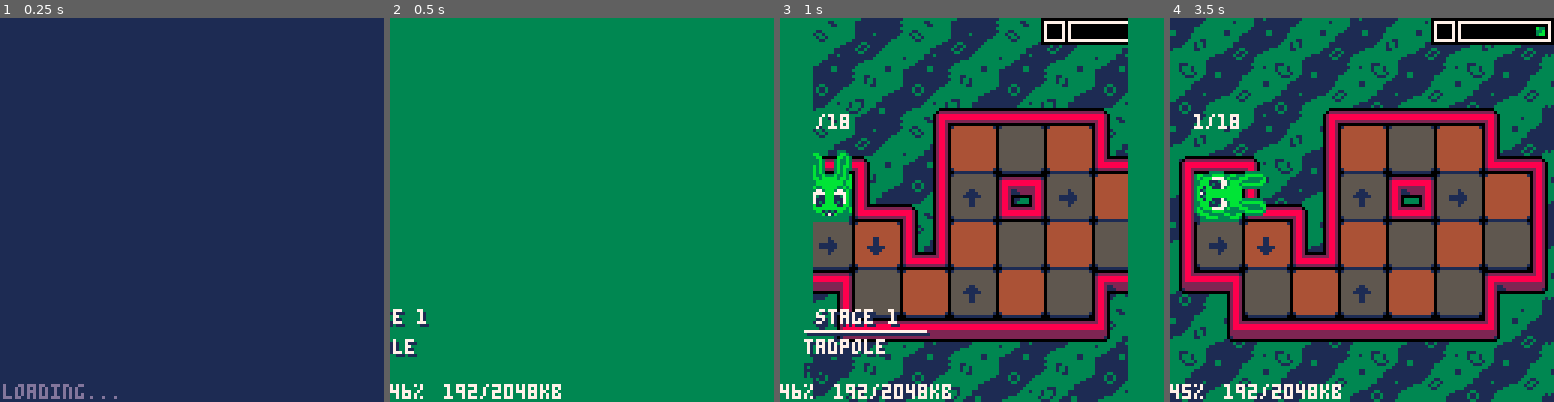
Above: before the commit, frames 1-4 (left to right).
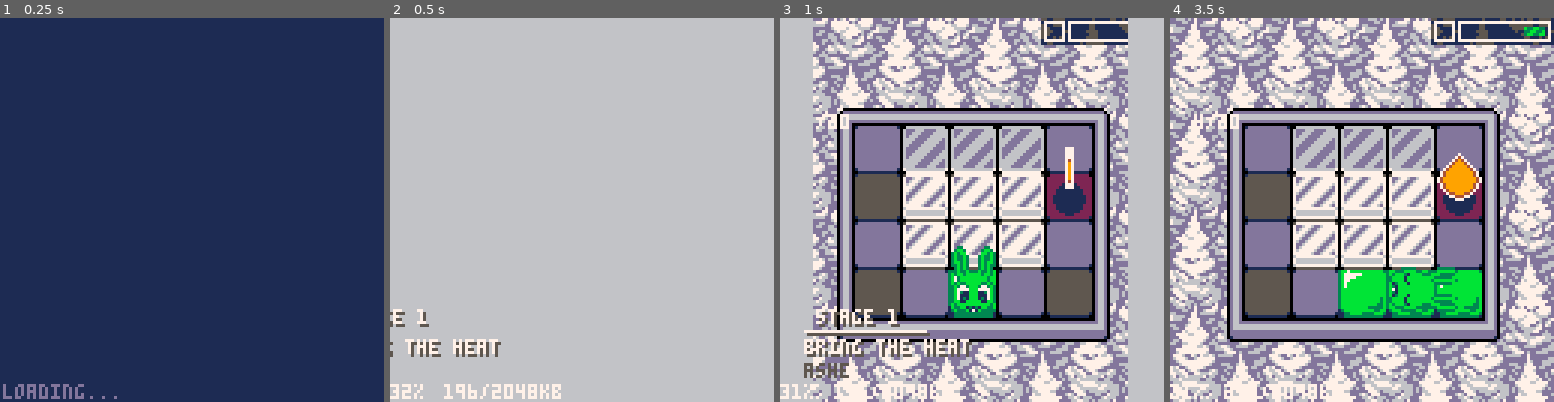
Above: after the commit, the same moments.

Repository: CyanSorcery/blobun_mini
Game: PICO-8 cartridge blobun_mini.p8
The game is run twice, just before and just after one commit, with the same random seed, the same clock (stepped at 60 frames per second) and the same inputs.
Inputs:
- Up to frame 1 (0.25 s): no input
- Up to frame 2 (0.5 s): tap X (X key) at 0.33 s
- Up to frame 3 (1 s): tap O (Z key) at 0.7 s
- Up to frame 4 (3.5 s): tap X (X key) at 1.07, 1.85, 2.97 s; hold Right 1.6-2.1 s; tap O (Z key) every 0.4 s from 1.7 to 3.3 s; hold Up 2.15-2.42 s; hold Right 2.47-3.03 s; hold Left from 3.08 s (still down)

Frame 1 is identical in both runs. In frame 2, 99% of the frame differs, in the area x 0-100%, y 0-100%; in frame 3, 90%; in frame 4, 93%.

Commit message:
various updates/optimizations/new puzzles

Diff:
--- a/blobun_mini.p8
+++ b/blobun_mini.p8
@@ -48,11 +48,9 @@
  ]]
  g_func_update, g_func_draw = nil
 
- g_pal_stage_bg, -- pallete used for stage backgrounds
  g_pal_dark, -- used for darkening the screen
  g_pal_stage_trans -- used for stage transitions
- = str2tbl("1c0d237164", 5),
- str2tbl("0001115525511125",16),
+ = str2tbl("0001115525511125",16),
  str2tbl("3c26915154", 5)
 
  -- convert all the stage data
@@ -65,7 +63,7 @@
  -- tmp
  --unpack_intro()
  --unpack_title()
- unpack_stage(1, 1)
+ unpack_stage(4, 1)
  --unpack_stage_select()
  --unpack_credits()
 
@@ -646,168 +644,168 @@
 
 
 __gff__
-711c79a4496e3bbf9733f9e1945b546e397eb11c76e70618129309f24942c43a2295249309428ef923ec4e38617f2c89c8251ea984dcfbde9cc791e3e154c9c793a3dffe59c791ca1e3b20107664b396975249f040d891e3b0862163bf60456647da6cc3f06e9aa7c9989f9673f22cfef925c72f892ed7921f82ca9238742989
-2e66de3c39bfe495e7173bee44973f88f36221ad96444bd279fc93f40fcd71c4735c77726ef71fec17d894cf7e48ec102ec2852449847f08177840602ef6c00f976ffe619c84cc37e6e20ff7b7c7f7d4d4f14fee7e3bbf5cc99a8c534efe2fc4f99fe7ff16d797cbffff6f84ffffdf08ffffbf11feff7f23fcffff46f8ffff8d
+7840602ef6c00f976ffe619c84cc37e6e20ff7b7c7f7d4d4f14fee7e3bbf5cc99a8c534efe2fc4f99fe7ff16d797cbffff6f84ffffdf08ffffbf11feff7f23fcffff46f8ffff8df0ffff1be1ffff37c2ffff6f84ffffdf08ffffbf11063184ff7fe3cfefffff07edeef0000406080a8e8d21757d5d5b597b898b91212426282a
+924d557781716979953365e7e8ea40424446484a4c4e5052545658466f6b85376d0360626466686a6c6e70727476783081828486888a8c8e90929496984461e1e2e4a0a2a4a6a8aaacaeb0b2b4b6b82a111222c2c4c6c8ccced0d2d4d6d838313262dddade5a9a7afeba227301191a0c0e0205092d7f393a42832d2e0a111315
 __map__
-f789fb61f1466048db765f83e0c94464d91e03e11fcbc1c32f9338c730626432063fb8e5178778e5c0f10f6f3ce9832c1e02e26362228e1f1cfe00c87150cfbe5bec38b47fcc00584e8ef413588ae0f1dcae279954fb02ea0b11577ed92ac9198b24678803929cf165422289e83623cc7d5ee7fdc374585c724a2eae573e62c4
-452e6224f7fdc3b33cdb99dae5e15836b7e4ca715c579223d7b6c391e6ca2f7310c7b5ee971e49de381dd9769c61b9bee3fae5dc9938c03f768c3ca5ea832704de0470245ee3706b0e39f62e93241b8e4773337e90438c1f38c003a938f8e65da57c92f45a991c61f1388e1cc71fb64e92d8747925bcae030ecb66afc3f54918
-ff48166047486411212ec8a148153bfc906df1248e85f28f993cce1efb834242d492a4de4c9ec44d1c6c15045e79c8b8e29fa5ddf1e2074c13d137a96ac8c4c0f8650c2669be53e493e3884df2c351f4971ca206c3e08703c775c52f04203e277545778a3c632e7c57e71142450c801b8ff8a078a9ef75704daf2b4c78f3f941
-dcffcce223b9fcf2fea1f138c7a5e9c1977f360b3d370fff1b6e3bed70d13e5fc488fb8f7ce6ea1fdb0e2c7664f2c3c43ff38f47a7d3caf224d992c71fd9921f1cd94476c49d76c7b61ef15fda897cdb736cc79ef8e9388efdd2c791fcf074ab47229bd872c07ec8f8882bf805fb803fa2323a0949f68bc4e248248f591e2442
-892ba8382ec1a696dd6ab9b2182c33e8e113b2b89dcbad5b0707c76247269df8637f94bd8ea5b2f970a8643feaa5ff0a39607dce53b0fcf25973c2fec87600fb07c788995b5fc791caf2a4e992c7912d51afeddbf65d713fc7b16bdbf3c47fcf71ecdaf66eefb31ddf174be2072249deaecb58b0a92d2f2c1923ae0fb00f6611
-67f639762c24d929b13886c56c098c10e2ba007b6016b1ac62e4f187233d16b5adbbdef0a572f3ccb15f82c013779a1f1af9e3dad577db47c4b51f1cbba294fc10f14b2a7846be2070e4da65cf2f897f3a93cf7264c42339047b9ef0c0fdcb73e43df3f442f243cee8e63847303f8859f24bbe19f938fe3896235df07eb62759
-e4aaed8ff041b97ef049a4bae3724130c7e0c7a8e6b5624fb677b67f58aed04b1de6ed7185744b78de4773b183a4b2c1f2037391494848f258164deb916b8f713892bd9183e5657998c5fa05904948c81396edb46ddb9a6f708d3c48f30bec83e380cc1eb26d335be24a9e58b647403cbf1cf15ce8f1074974c7226973a23f1c
-f3d8716d2d3d42f1e23cba24fcb33c2c2478cc1a498f0dc7b1882c5b8c10fb236923ec0bc77d1cedbc4ffc1096499bf0cfdb6edb46837f7e398efd500d7ea18dd005b8d776db36daa00f1cc7b13f22cd3661c4f5ad23c7b16ddf83707cbbc9b7fdf06d3bd0de6fbb3f68701f6d6f1a326c7e498ee76893a38244be63912cdb23
-20f624fd40c271afed92f3745c4dc23f6fda6dfb217ae07e9ef689c2fd3ceda2c18ef8ae5cc721b4454f387a4ca4d92284787fd1ef8ff7eef948b6ebfee7d2e87704c1995fe459716cd72f73986156d8464ae57fa6e41069e197e7b6fce1d8f95d8a38b3987e4072c4b38459dce4700819d99fb7ed976d9738ba556ce761abd8
-fe5ce6e8061547b70324f19804fc60871fe60f380edb2fcbe4eab6882b891ff00c95fc22c7b2d921c92f46e69f1da7edda86ebda064f0249987f249363d93299cb9a10cffafdf0c7337ce68febcbed8a3f1c92c31f227918c4a8f7993ecf735c89f80e5fd77f9a1b5ed7953cae7f5c4ef170b9e5fcc7e5c1cbe3bda739aeeb8b
-b0a3fd251775b47d7ee0bc724988e3721cf0873d1d17f5bd644ca57175b7e6973393f0da258e777cc47b8e4f7b47587fc8b1185b63fffffff07fea4f804a912bc35d76ef5031577378d475e572a9ebcbe5d23c4eafb9ee54d5f343ee9df2fcd1aef2fc6126cfcce499993c33936766f2cc4c9e99c93333396636636c76d9658c
-815dc6c8ecffdfdceff3c3f1fae13d76787fd9f24bec4992b8c4f64b5c9be5892d49c4e7175bc7bb2d8b2549e21fb1bdb9d59dc487640df91ffcb7feb13f1cbdaf1fae3d7fdcc2fdb6fde883e3c61f8977c7d776690f9873fb18dc4fdb50d8e30f969ce307799f9cd7fbc3ce6b7bfee6f82fc9f3c758afbecbf184fb97b6bfd0
-07c71b24b6e787b60fe9e07edafe40e17cdafe120d04f3cb232c7d72b6c744faaf84fef724d7f3c87b5ccd72e4e23edb8e1ea425993b398eb67fa415ccb985c1d7b63c3c62c29bc9a772f11dcf766cfbbf5c7d923ef4877393a579a2592a17e336fd23b6e4d163271b71da76c496cc967f92bd598e25e72be97533916bebcfd4
-e78d3f1a7f24c191d4ea8e6cf77389e39924de674e0c91c924f14fe61fc029599aff07f5b8b3a7e14c8e2cbfccf2105f1259af81d9fe89ed3944635bd57ccc55e99d789f11f33157fc92c72322d2feaefde35964b1c5972d8c25771e47e624bbe6ba7479275db69b398ee417f1cb8e55bfac632adf755dfb65dbcf48b4326622
-72278ee4f821f1e6057ffcf0875fe87cc3b11f7ec83ff02c07c43289b9087250879bcd012497d49dfd1dea0f2e70f10f8f0476488e497f310ff3de732e976e7f5cfc423d4bf28ec00f8ed40f2226525ba6eba48eec6fd7e1951ed178e48cbdeffc93fc719ff37de211abd8e3b25f3281a8d76935d7651ef3ced64c882462c496
-f98b637fecd8b163f78ec53fcdb3eed9b167c7e29a1fee3872fcb23cf5ed1f7df61e89270346f28f1d788db10123f9c50e30c6068cb101636cc0c8757c3ff4ecc7a7b2f9a23ffcf0cbf111fed8f187efb9edfbe5935b0a8117643ee39d777e390efec05ee49503027ec181134f7765d39f7c3d2a57f31c9eafb7e7f3cb4bfc20
-b9f48763a77f1284e3cdee23b69c76396d9698f561e7f00f6cd86b56f3c7d1acedfc71fe71ec3afe388e7b91c60f599e799f1d479c4f8f77fbbe977fe6c1953c71fd0ff887ff3f94cfffff6f84ffffdf08ffffbf11feff7f23fcffff46f8ffff8df0ffff1be1ffff37c2ffff6f84ffffdf08ffffbf11feff7f23fcffff46f8ff
-ff8df0ffff1be1ffff37c2ffff6f8401d063fffffff07fea4f80ef14326597badc1ec9548ea86570d4ccf5a4aa76e5b1a689d932380e33cf976b975c673b5f5c6f3b8deb6da771dded34ae1fda695c7fb4d3b87e69a771fdd31e8ec3f18bf9632a83641ebb4ca62a04e1314666b319300166c00c9801336066d879fd725e97d7
-3ff937ff886bd7f24b9350e911dfd8327cfb8e8bc3ec5a647d5c2a554763213db20cfb3fdd0fb7c7f3cb79f4f9c799fce2fd47b87ea1cfe99f7fba6d4db4c72fe397e587876ff14fe29a2bc0eb4845daff89031cc39b4b42a2cf9526d1fa381212767bae6e5bfff9856e8e5f1844124772f5694a23ff3b39f0e6827f127d1c07
-a19ee9037f3c935f8ec833b97025f2ff488f6e5b9fedd8b66d2222edff407078bc397e585c47ec8aa7eba8b3fc805f240857960326ae5918572406c0fbf4a8c8fa3f1082fd20a9c5dbd8b577dd8b38cb89a309e69f3c4363d7fae9ec3d420476bcfc6277f7c7766c6bff356078f3489c67ecdb731cbb10b71cc9e2c3fedadb6e
-5b8fedd8d6e9967e477ca47573b81ffe2f72fd507dee95d4926bf98824b2f8b0f9c7932709e662c8991fba6d5bd23f32ffec785d4fb7adfd9fc86c579f3e7daac76a8b25ff10cb9c4d16549f708523dec499b988237379fefae13ab6add7b5675bfbafe1b876edfae5891e62c9b73c39d85c43bd4fb85c6f58def8289b238fe7
-c8d3f67fa038ae35fd125d63f349306f2432a7631e09c9fe39e20dfbc1fbf0e8fa872667586cc77b77fd9fd8a58e3d3daa5b2dd972308df8eac2a63b22d7f1a54bdee42093ef893f2e2c8945fe27e0f8a16ddbfaa5b5e45a2ee249fcf1b0598ee1b8dcc7b13fc42dbae5842d6d82dff2b5dbd67b3bb6b5ffcad80fc77a5d5bdf
-c515ff401c09715eaecbfd241287b167fe49fc91f8e7f2cf75789bfd0f64b23fac6dea58be17ee5fce2fca0fb8ee1f7ef0dd7fb8ba79373bb11badfe5021fa09ff07f2a26bfe596dcbb6c31f4b5cc9d7a7f95b0eafe3f0cb15c7f1fc7172fcf3c72ffb47771d9fe6dab66f7f78eef3fd05e7f9a679ebe9711ccde5b8ae1c598e
-2ed976ac9cd9c8a1e27fc4448f1dafcf9d3f2efef1a97d3b67edb11ec773f6979ecf796e93624ead4b7e38bf5defcea9a7bbaa6fff78be779bfe4f980c95c495a6213fb83cdfbea9a353fda7d7737ddba41ce271ccf0b93cdfbed91cdd337d773dd7b74dff278cf99c72921f72321ef73f3fdcdbbae797b6477ff9637ff4f8e1
-87bbdb76fe13dffd4f8eaae0beaeefdb8e698e69f65ffa7d5fb76ddbb6adffdaa5ceef8f5f12619ee911fbc9f1ff37c3ffff6f84ffffdf08ffffbf11feff7f23fcffff46f8ffff8df0ffff1be1ffff37c2ffff6f84ffffdf08ffffbf11feff7f230cb264fffffff07fea4f80213476e5a9fbdc1ec9d475e471691e8fc75c5f4e
-553d53f254df95b47aafa4d51ff60769f597bd8dea2f99981e471b75fcd3de078787b9e499993c3393676672cc6cc6d8ec80b183259209cb846d866d22f38427c432c426ff83ef87dd47dd7f10d7feb125aed5f64f5c634b1cfbc3426012d2c4b66b1387da886bb325aed526aed5d6387658084c429ad8760cfa5c395ccf711c
-bffcf387fdf2cf1f3cbc848780f003e123fc0102e2cc3faf9838fe4817f0816280804c0821849324618139937fc412bbb6fce097fde39f23d755494efb2507b71df73f5211b9e4f8c3fc6217871263211e8924446c904112918848e4087f846ffe00374b0473d844f083fc72ee9f6be91147fb2cdeaf7ffc43d7c493b96091cc
-2fcc7de4e13896587c38ae2c42de14ba258e4c881fc2e665c8413573337f88c3fbc347be4fae882347ae33d1f967bef9961f762447b8b8ae3cc7e1e36dc868921893cbf7c41120ee702f57e4b1e39383848a23c93b9b5cbec716474206fbe5e4f1f6d8975422b345a309b1257996219bb26122cf751c47e2edac8f3c8f2b7e39
-ba1f1cbdec00b14f40ec96897df020110e92082f31c245ecc672209621768b4d8c70103be007703ae215abf012f71ffc703dedf343395c8ead4760bd1f39d24c8ec7a73271cf459288349103c21f639004cc2791031289774e92607fc06541f0c39b5ddf771c399ec361fb87f787e3797e70b48906882389246f96830b6d22e9
-823ccdb344debd47781dbd124f26c49330cf1279e89b988799f8c3fdfcc1ce43be11cd3ff916e7955f2488c5b3f823f303d99538e7c9e37a9e9d712c1aeaba582e722cf1cfe489be32a1323b9ee6793c713e3f58f23cd917ea8f503f4c124dfc3279e28a2efe09f5cf25cb41b244264ffcf3acc7e547f2e6c80f253bdeb7cda9
-cb0fddbc3f3cf244a28b3bf143b68bf941fc10167764c91b961c61401c935009830849be80acf79377c7ce2fc712c7f54b3571ce3f23161f01ff2cdf2f59e1c38010783018b01ce29c2b08bcc6953883c02b041e41f0937fced33ff7f24b8ee369f43e72ce331f7fb019273f606ef28ff3720cf007f865fe995f9878a3b0313b
-fd3227380e1cfbe197bcfd618b2d7f3ce781139cf61e8ffd002f27833dfeb0087f502b3c1cf608e1b00817ec0f00fbe78b7d9fc1015e581cb6843f0827b13bb13ff0fce087d3ebfde1f8e15abec7e7cceeeb8f67cf2ff68f97e37081cb969383313024d0712d3ec6416630420ec0ec978c1f18bf805f0885f45d38feb89f3ec7
-…(130 lines of a section not shown)…
+8c3ca5ea832704de0470245ee3706b0e39f62e93241b8e4773337e90438c1f38c003a938f8e65da57c92f45a991c61f1388e1cc71fb64e92d8747925bcae030ecb66afc3f54918ff48166047486411212ec8a148153bfc906df1248e85f28f993cce1efb834242d492a4de4c9ec44d1c6c15045e79c8b8e29fa5ddf1e2074c13
+d137a96ac8c4c0f8650c2669be53e493e3884df2c351f4971ca206c3e08703c775c52f04203e277545778a3c632e7c57e71142450c801b8ff8a078a9ef75704daf2b4c78f3f941dcffcce223b9fcf2fea1f138c7a5e9c1977f360b3d370fff1b6e3bed70d13e5fc488fb8f7ce6ea1fdb0e2c7664f2c3c43ff38f47a7d3caf224
+d992c71fd9921f1cd94476c49d76c7b61ef15fda897cdb736cc79ef8e9388efdd2c791fcf074ab47229bd872c07ec8f8882bf805fb803fa2323a0949f68bc4e248248f591e2442892ba8382ec1a696dd6ab9b2182c33e8e113b2b89dcbad5b0707c76247269df8637f94bd8ea5b2f970a8643feaa5ff0a39607dce53b0fcf259
+73c2fec87600fb07c788995b5fc791caf2a4e992c7912d51afeddbf65d713fc7b16bdbf3c47fcf71ecdaf66eefb31ddf174be2072249deaecb58b0a92d2f2c1923ae0fb00f661167f639762c24d929b13886c56c098c10e2ba007b6016b1ac62e4f187233d16b5adbbdef0a572f3ccb15f82c013779a1f1af9e3dad577db47c4
+b51f1cbba294fc10f14b2a7846be2070e4da65cf2f897f3a93cf7264c42339047b9ef0c0fdcb73e43df3f442f243cee8e63847303f8859f24bbe19f938fe3896235df07eb62759e4aaed8ff041b97ef049a4bae3724130c7e0c7a8e6b5624fb677b67f58aed04b1de6ed7185744b78de4773b183a4b2c1f2037391494848f258
+164deb916b8f713892bd9183e5657998c5fa05904948c81396edb46ddb9a6f708d3c48f30bec83e380cc1eb26d335be24a9e58b647403cbf1cf15ce8f1074974c7226973a23f1cf3d8716d2d3d42f1e23cba24fcb33c2c2478cc1a498f0dc7b1882c5b8c10fb236923ec0bc77d1cedbc4ffc1096499bf0cfdb6edb46837f7e39
+8efd500d7ea18dd005b8d776db36daa00f1cc7b13f22cd3661c4f5ad23c7b16ddf83707cbbc9b7fdf06d3bd0de6fbb3f68701f6d6f1a326c7e498ee76893a38244be63912cdb2320f624fd40c271afed92f3745c4dc23f6fda6dfb217ae07e9ef689c2fd3ceda2c18ef8ae5cc721b4454f387a4ca4d92284787fd1ef8ff7eef9
+48b6ebfee7d2e87704c1995fe459716cd72f73986156d8464ae57fa6e41069e197e7b6fce1d8f95d8a38b3987e4072c4b38459dce4700819d99fb7ed976d9738ba556ce761abd8fe5ce6e8061547b70324f19804fc60871fe60f380edb2fcbe4eab6882b891ff00c95fc22c7b2d921c92f46e69f1da7edda86ebda064f024998
+7f249363d93299cb9a10cffafdf0c7337ce68febcbed8a3f1c92c31f227918c4a8f7993ecf735c89f80e5fd77f9a1b5ed7953cae7f5c4ef170b9e5fcc7e5c1cbe3bda739aeeb8bb0a3fd251775b47d7ee0bc724988e3721cf0873d1d17f5bd644ca57175b7e6973393f0da258e777cc47b8e4f7b47587fc8b1185b63fffffff0
+7fea4f804a912bc35d76ef5031577378d475e572a9ebcbe5d23c4eafb9ee54d5f343ee9df2fcd1aef2fc6126cfcce499993c33936766f2cc4c9e99c93333396636636c76d9658c815dc6c8ecffdfdceff3c3f1fae13d76787fd9f24bec4992b8c4f64b5c9be5892d49c4e7175bc7bb2d8b2549e21fb1bdb9d59dc487640df91f
+fcb7feb13f1cbdaf1fae3d7fdcc2fdb6fde883e3c61f8977c7d776690f9873fb18dc4fdb50d8e30f969ce307799f9cd7fbc3ce6b7bfee6f82fc9f3c758afbecbf184fb97b6bfd007c71b24b6e787b60fe9e07edafe40e17cdafe120d04f3cb232c7d72b6c744faaf84fef724d7f3c87b5ccd72e4e23edb8e1ea425993b398eb6
+7fa415ccb985c1d7b63c3c62c29bc9a772f11dcf766cfbbf5c7d923ef4877393a579a2592a17e336fd23b6e4d163271b71da76c496cc967f92bd598e25e72be97533916bebcfd4e78d3f1a7f24c191d4ea8e6cf77389e39924de674e0c91c924f14fe61fc029599aff07f5b8b3a7e14c8e2cbfccf2105f1259af81d9fe89ed39
+44635bd57ccc55e99d789f11f33157fc92c72322d2feaefde35964b1c5972d8c25771e47e624bbe6ba7479275db69b398ee417f1cb8e55bfac632adf755dfb65dbcf48b432662272278ee4f821f1e6057ffcf0875fe87cc3b11f7ec83ff02c07c43289b9087250879bcd012497d49dfd1dea0f2e70f10f8f0476488e497f310f
+f3de732e976e7f5cfc423d4bf28ec00f8ed40f2226525ba6eba48eec6fd7e1951ed178e48cbdeffc93fc719ff37de211abd8e3b25f3281a8d76935d7651ef3ced64c882462c496f98b637fecd8b163f78ec53fcdb3eed9b167c7e29a1fee3872fcb23cf5ed1f7df61e89270346f28f1d788db10123f9c50e30c6068cb101636c
+c0c8757c3ff4ecc7a7b2f9a23ffcf0cbf111fed8f187efb9edfbe5935b0a8117643ee39d777e390efec05ee49503027ec181134f7765d39f7c3d2a57f31c9eafb7e7f3cb4bfc20b9f48763a77f1284e3cdee23b69c76396d9698f561e7f00f6cd86b56f3c7d1acedfc71fe71ec3afe388e7b91c60f599e799f1d479c4f8f77fb
+be977fe6c1953c71fd0ff887ff3f94cfffff6f84ffffdf08ffffbf11feff7f23fcffff46f8ffff8df0ffff1be1ffff37c2ffff6f84ffffdf08ffffbf11feff7f23fcffff46f8ffff8df0ffff1be1ffff37c2ffff6f8401d063fffffff07fea4f80ef14326597badc1ec9548ea86570d4ccf5a4aa76e5b1a689d932380e33cf97
+6b975c673b5f5c6f3b8deb6da771dded34ae1fda695c7fb4d3b87e69a771fdd31e8ec3f18bf9632a83641ebb4ca62a04e1314666b319300166c00c9801336066d879fd725e97d73ff937ff886bd7f24b9350e911dfd8327cfb8e8bc3ec5a647d5c2a554763213db20cfb3fdd0fb7c7f3cb79f4f9c799fce2fd47b87ea1cfe99f
+7fba6d4db4c72fe397e587876ff14fe29a2bc0eb4845daff89031cc39b4b42a2cf9526d1fa381212767bae6e5bfff9856e8e5f1844124772f5694a23ff3b39f0e6827f127d1c07a19ee9037f3c935f8ec833b97025f2ff488f6e5b9fedd8b66d2222edff407078bc397e585c47ec8aa7eba8b3fc805f240857960326ae591857
+2406c0fbf4a8c8fa3f1082fd20a9c5dbd8b577dd8b38cb89a309e69f3c4363d7fae9ec3d420476bcfc6277f7c7766c6bff356078f3489c67ecdb731cbb10b71cc9e2c3fedadb6e5b8fedd8d6e9967e477ca47573b81ffe2f72fd507dee95d4926bf98824b2f8b0f9c7932709e662c8991fba6d5bd23f32ffec785d4fb7adfd9f
+c86c579f3e7daac76a8b25ff10cb9c4d16549f708523dec499b988237379fefae13ab6add7b5675bfbafe1b876edfae5891e62c9b73c39d85c43bd4fb85c6f58def8289b238fe7c8d3f67fa038ae35fd125d63f349306f2432a7631e09c9fe39e20dfbc1fbf0e8fa872667586cc77b77fd9fd8a58e3d3daa5b2dd972308df8ea
+c2a63b22d7f1a54bdee42093ef893f2e2c8945fe27e0f8a16ddbfaa5b5e45a2ee249fcf1b0598ee1b8dcc7b13fc42dbae5842d6d82dff2b5dbd67b3bb6b5ffcad80fc77a5d5bdfc515ff401c09715eaecbfd241287b167fe49fc91f8e7f2cf75789bfd0f64b23fac6dea58be17ee5fce2fca0fb8ee1f7ef0dd7fb8ba79373bb1
+1badfe5021fa09ff07f2a26bfe596dcbb6c31f4b5cc9d7a7f95b0eafe3f0cb15c7f1fc7172fcf3c72ffb47771d9fe6dab66f7f78eef3fd05e7f9a679ebe9711ccde5b8ae1c598e2ed976ac9cd9c8a1e27fc4448f1dafcf9d3f2efef1a97d3b67edb11ec773f6979ecf796e93624ead4b7e38bf5defcea9a7bbaa6fff78be779b
+fe4f980c95c495a6213fb83cdfbea9a353fda7d7737ddba41ce271ccf0b93cdfbed91cdd337d773dd7b74dff278cf99c72921f72321ef73f3fdcdbbae797b6477ff9637ff4f8e187bbdb76fe13dffd4f8eaae0beaeefdb8e698e69f65ffa7d5fb76ddbb6adffdaa5ceef8f5f12619ee911fbc9f1ff37c3ffff6f84ffffdf08ff
+ffbf11feff7f23fcffff46f8ffff8df0ffff1be1ffff37c2ffff6f84ffffdf08ffffbf11feff7f230cb264fffffff07fea4f80213476e5a9fbdc1ec9d475e471691e8fc75c5f4e553d53f254df95b47aafa4d51ff60769f597bd8dea2f99981e471b75fcd3de078787b9e499993c3393676672cc6cc6d8ec80b183259209cb84
+6d866d22f38427c432c426ff83ef87dd47dd7f10d7feb125aed5f64f5c634b1cfbc3426012d2c4b66b1387da886bb325aed526aed5d6387658084c429ad8760cfa5c395ccf711cbffcf387fdf2cf1f3cbc848780f003e123fc0102e2cc3faf9838fe4817f0816280804c0821849324618139937fc412bbb6fce097fde39f23d7
+55494efb2507b71df73f5211b9e4f8c3fc6217871263211e8924446c904112918848e4087f846ffe00374b0473d844f083fc72ee9f6be91147fb2cdeaf7ffc43d7c493b96091cc2fcc7de4e13896587c38ae2c42de14ba258e4c881fc2e665c8413573337f88c3fbc347be4fae882347ae33d1f967bef9961f762447b8b8ae3c
+c7e1e36dc868921893cbf7c41120ee702f57e4b1e39383848a23c93b9b5cbec716474206fbe5e4f1f6d8975422b345a309b1257996219bb26122cf751c47e2edac8f3c8f2b7e39ba1f1cbdec00b14f40ec96897df020110e92082f31c245ecc672209621768b4d8c70103be007703ae215abf012f71ffc703dedf343395c8ead
+4760bd1f39d24c8ec7a73271cf459288349103c21f639004cc2791031289774e92607fc06541f0c39b5ddf771c399ec361fb87f787e3797e70b48906882389246f96830b6d22e9823ccdb344debd47781dbd124f26c49330cf1279e89b988799f8c3fdfcc1ce43be11cd3ff916e7955f2488c5b3f823f303d99538e7c9e37a9e
+9d712c1aeaba582e722cf1cfe489be32a1323b9ee6793c713e3f58f23cd917ea8f503f4c124dfc3279e28a2efe09f5cf25cb41b244264ffcf3acc7e547f2e6c80f253bdeb7cda9cb0fddbc3f3cf244a28b3bf143b68bf941fc10167764c91b961c61401c935009830849be80acf79377c7ce2fc712c7f54b3571ce3f23161f01
+ff2cdf2f59e1c38010783018b01ce29c2b08bcc6953883c02b041e41f0937fced33ff7f24b8ee369f43e72ce331f7fb019273f606ef28ff3720cf007f865fe995f9878a3b0313bfd3227380e1cfbe197bcfd618b2d7f3ce781139cf61e8ffd002f27833dfeb0087f502b3c1cf608e1b00817ec0f00fbe78b7d9fc1015e581cb6
+843f0827b13bb13ff0fce087d3ebfde1f8e15abec7e7cceeeb8f67cf2ff68f97e37081cb969383313024d0712d3ec6416630420ec0ec978c1f18bf805f0885f45d38feb89f3ec7711c79a4496e3bbf9733f9e1945b546e397eb11c76e70618129309f24942c43a2295249309428ef923ec4e38617f2c89c8251ea984dcfbde9c
+c791e3e154c9c793a3dffe59c791ca1e3b20107664b396975249f040d891e3b0862163bf60456647da6cc3f06e9aa7c9989f9673f22cfef925c72f892ed7921f82ca92387429892e66de3c39bfe495e7173bee44973f88f36221ad96444bd279fc93f40fcd71c4735c77726ef71fec17d894cf7e48ec102ec2852449847f0817
+…(130 lines of a section not shown)…
--- a/res/r_levels.lua
+++ b/res/r_levels.lua
@@ -15,13 +15,17 @@
 "atoggle maze3coco612009.8010007.23446263253243233223213090630042056461562125436455a0522a2205425569359f2a3818181818181818403344ff626301ff433b33ff01ff63ff01623b33012205238a23013b33242424448944213b3323ff01ff43ff423b330501622cff01ff3b4c414141414141414d"
 },
 {
-"cdiamond house3ashe509006.1677004.1844f154153252142141240330231221211301302003313114030540020254252541a4e4e381818404e4e381810232313184033ff012323ff013b332224242424223b33ff47ff0147013b33010701ff07213b4c4141414141414d"
+"cdiamond house3ashe509006.1677004.1844f154153252142141240330231221211301302003313114030540020254252541a4e4e381818404e4e381810232313184033ff012323ff013b332224242424223b33ff47ff0147013b33010701ff07213b4c4141414141414d",
+"9conveyance3roxy559006.8344004.83446104103102101000010030040011353253541e38181818181818403301ff66ff01663b33ff664601ff663b330166060601663b33ff02030123223b33210303ff23233b4c4141414141414d"
 },
 {
+"dbring the heat3ashe416005.1677003.167732232131030202300741e714381818181818403301696969013b33ff0a0a0a283b33010a0a0a013b33ff012101ff3b4c41414141414d",
 "ahot springs3ashe810010.2677007.33442001111090010025054811e8761e7813e8a6320a2063a8404a04842d3818181818181818181840330166050606220606663b332148acb5b5a4285d693b3301ffaeb9b9a6235e693b33ff489196968d0551693b332555520a0aff01ff253b4c4141414141414141414d"
 },
 {
-"anothing yet4unsetb59600.1000000.110000100000004e4e4e4e4e4e4e4e4e4e4e4e4e4e4e4e4e4e4e4e4e4e4e4e4e4e4e4e4e4e4e4e4e4e4e4e4e4e4e4e4e4e4e4e4e4e4e4e4e4e4e4e4e4e4e4e4e4e4e4e4e4e4e4e4e4e4e4e4e4e4e4e4e4e4e4e4e4e4e4e4e4e4e4e4e4e4e4e4e4e4e4e4e4e4e4e4e4e4e4e4e4e4e4e4e4e4e4e4e4e4e4e4e4e4e4e4e4e4e4e4e4e4e4e4e4e4e4e4e4e4e4e4e4e4e4e4e4e4e4e"
+"dfollow the gem3ashe714012.8344009.284453003010023123130c000005200755006352555720552300543035040120654526025460417653383818181818181818184033214aefff43cf44443b33ff4aff01430144443b33014a4a4a434201af3b33ff010f236f0403033b332fff0123230403033b33ff01ff232301ff013b3322ff4f238fff01023b4c41414141414141414d",
+"boctogem maze3roxy613011.2010008.201061631622611513502510f06300200545300756000203545130613353553015640250505545045160334655a6606a06663138181818181818184033224a23ef01ff0f3b33ff0303030404ff3b33240303030404013b3322cf2302ff2f213b3301ff01ff43ff4f3b33af43ff018f01ff3b33056f44044204053b4c414141414141414d",
+"bfour islands3ashef15030.3344023.734493b90ba2ca2ba0aa3ba3bb0bc2cc1c0b900210546c0e62e054a51b0ab0515a1055b30650404554031a453845e89199f549021aa53afaf4af4fa82ce873ce71ec5352d0123d545ad00a1e15a151eabe4ea4ebe5ee07804e3818181818404e4e4e4e3818181818404e38102201240113404e4e381045082422134033ff01ff24ff453b4e4e33af24240189233b3301ff012489243b4e4e330149012301ff3b338e8bff01ff013b4e4e3323cfff0104233b338fff0a0a236f3b4e4e330223010423653b4c3125ff0148394d4e4e4c3123ff0423394d4e4c414141414d4e4e4e4e4c414141414d4e4e4e4e4e4e4e4e4e4e4e4e4e4e4e4e4e4e4e4e3818181818404e4e4e4e3818181818404e38102c23234f13404e4e381021ff034a1340337a75587d82723b4e4e3302ff010301653b33575449575c543b4e4e3303030303ff013b3301ff482801ff3b4e4e3301ff018902043b33ff8a2f2223013b4e4e330f016604ff013b4c312501ff05394d4e4e4c3105464aef394d4e4c414141414d4e4e4e4e4c414141414d4e"
 }
 
 }
--- a/scripts/s_gameplay.lua
+++ b/scripts/s_gameplay.lua
@@ -61,11 +61,10 @@
  poke(0x5f55,0x60)
 
  -- clear the background
- cls(g_pal_stage_bg[1][g_p_i_world])
- pal(7, g_pal_stage_bg[2][g_p_i_world])
+ palt(0)
  local _startx, _starty = -32+g_bg_scl, -g_bg_scl
- -- disable autoscrolling for worlds 3 and 5
- if (g_p_i_world == 3 or g_p_i_world == 5) _startx, _starty = -g_cam_x/2,-g_cam_y/2
+ -- disable autoscrolling for these worlds
+ if (g_p_i_world >= 3) _startx, _starty = -32 + -g_cam_x/2, -32 + -g_cam_y/2
  -- draw the background
  for _x=_startx,128,32 do
   for _y=_starty,128,32 do
Not shown, changed: 81 lines of the sprite sheet (__gfx__) section of blobun_mini.p8
Not shown, changed: the music (__music__) section of blobun_mini.p8
Not shown, changed: the sound effects (__sfx__) section of blobun_mini.p8
Not shown, changed: 56 lines of the sprite sheet (__gfx__) section of res/s_game.p8
Not shown, changed: res/s_game.png
Not shown, added: res/s_game_with_extras.png
Not shown, changed: res/s_stage_bg.png
